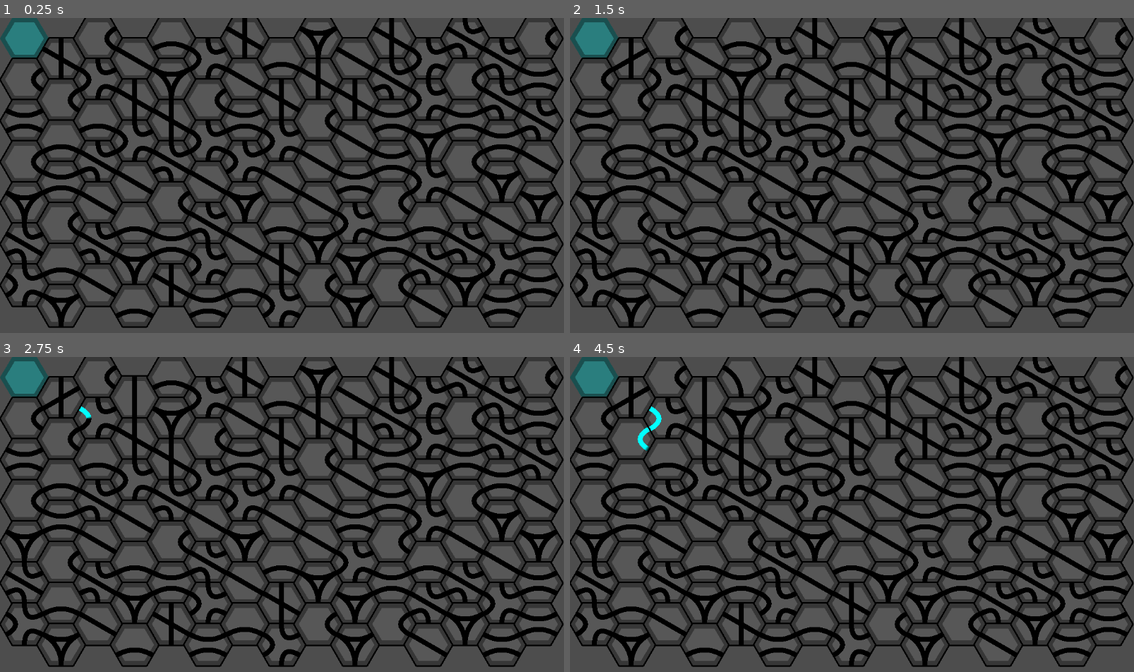
Above: before the commit, frames 1-4 (two rows, left to right).
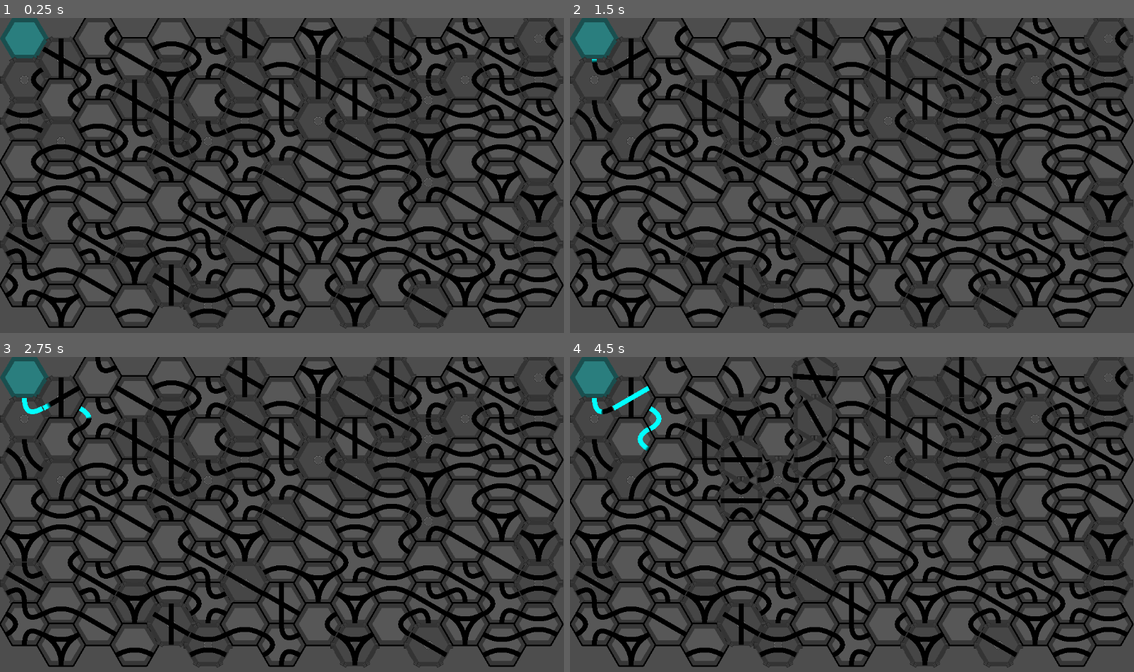
Above: after the commit, the same moments.

Repository: Nemleck/overflowed
Game: Godot game, scene res://scenes/game.tscn
The game is run twice, just before and just after one commit, with the same random seed, the same clock (stepped at 60 frames per second) and the same inputs.
Inputs (mouse positions are in pixels of both pictures, inside the frame that each line leads up to):
- Up to frame 1 (0.25 s): no input
- Up to frame 2 (1.5 s): tap Enter at 0.5 s; move the mouse to (632, 58) at 0.52 s; click (632, 58) at 0.6 s; tap M (m_pressed) at 0.8, 1.35 s; tap Space at 1.25 s; move the mouse to (665, 40) at 1.27 s
- Up to frame 3 (2.75 s): right-click (95, 379) at 1.55 s; move the mouse to (135, 397) at 2.02 s; right-click (135, 397) at 2.1 s; click (135, 397) at 2.3 s
- Up to frame 4 (4.5 s): move the mouse to (739, 379) at 2.77 s; click (739, 379) at 2.85 s; tap M (m_pressed) at 3.05, 3.6 s; tap Enter at 3.5 s; move the mouse to (778, 397) at 3.52 s; right-click (778, 397) at 3.8 s; move the mouse to (812, 379) at 4.27 s; right-click (812, 379) at 4.35 s

The runs differ from the first frame. In frame 1, 2.5% of the frame differs, in the area x 0-100%, y 0-99%; in frame 2, 3.0%; in frame 3, 3.4%; in frame 4, 5.8%.

Commit message:
Fixed Geared bug with negative modulo

Diff:
--- a/overflowed/project.godot
+++ b/overflowed/project.godot
@@ -27,6 +27,11 @@
 "events": [Object(InputEventKey,"resource_local_to_scene":false,"resource_name":"","device":0,"window_id":0,"alt_presse …(189 unchanged characters)…
 ]
 }
+right_click={
+"deadzone": 0.5,
+"events": [Object(InputEventMouseButton,"resource_local_to_scene":false,"resource_name":"","device":-1,"window_id":0,"alt_pressed":false,"shift_pressed":false,"ctrl_pressed":false,"meta_pressed":false,"button_mask":0,"position":Vector2(0, 0),"global_position":Vector2(0, 0),"factor":1.0,"button_index":2,"canceled":false,"pressed":false,"double_click":false,"script":null)
+]
+}
 
 [rendering]
 
--- a/overflowed/scenes/geared_polygon.gd
+++ b/overflowed/scenes/geared_polygon.gd
@@ -11,5 +11,8 @@
 func flowable():
 	return true
 
+func rotatable():
+	return true
+
 func gearable():
 	return true
--- a/overflowed/scenes/load_level.gd
+++ b/overflowed/scenes/load_level.gd
@@ -25,7 +25,7 @@
 	for y in range(7):
 		map.append([])
 		for x in range(15):
-			var type = ["piped", "piped"][randi_range(0, 1)]
+			var type = ["piped", "piped", "geared"][randi_range(0, 2)]
 			if x == 0 and y == 0:
 				type = "source"
 
--- a/overflowed/scripts/polygon.gd
+++ b/overflowed/scripts/polygon.gd
@@ -47,6 +47,14 @@
 func opposite_side(n):
 	return (n+3) % 6
 
+# Called every frame. 'delta' is the elapsed time since the previous frame.
+func _process(delta: float) -> void:
+	if self.rotatable():
+		self._process_rotation(delta)
+
+	if self.flowable():
+		self._process_flowing(delta)
+
 # ---------------------------- FLOWING  ----------------------------
 
 # Dynamic Variables
@@ -79,14 +87,6 @@
 
 			pipes.redraw()
 
-# Called every frame. 'delta' is the elapsed time since the previous frame.
-func _process(delta: float) -> void:
-	if self.rotatable():
-		self._process_rotation(delta)
-
-	if self.flowable():
-		self._process_flowing(delta)
-
 # ---------------------------- ROTATION ----------------------------
 
 # Dynamic ariables
@@ -105,11 +105,11 @@
 
 # Mouse interaction
 func _on_area_2d_mouse_entered():
-	draggable = true
+	self.draggable = true
 	self.scale = Vector2(1.05, 1.05)
 
 func _on_area_2d_mouse_exited():
-	draggable = false
+	self.draggable = false
 	self.scale = Vector2(1, 1)
 
 # Rotation behavior
@@ -121,9 +121,9 @@
 	self.to_rotate = angle
 
 	# i protects from moving too many polygons at a time
-	if i < 4:
+	if self.gearable() and i < 4:
 		for key in self.neighbors.keys():
-			if self.neighbors[key].gearable():
+			if self.neighbors[key].to_rotate == 0 and self.neighbors[key].gearable():
 				self.neighbors[key].schedule_rotate(-angle, i+1)
 
 func _process_rotation(delta):
@@ -132,8 +132,11 @@
 	"""
 
 	# Schedule several rotations at a time
-	if draggable and Input.is_action_just_pressed("click") and self.rotation_queue < 5:
-		self.rotation_queue += 1
+	if self.draggable:
+		if self.rotation_queue < 5 and Input.is_action_just_pressed("click"):
+			self.rotation_queue += 1
+		elif self.rotation_queue > -5 and Input.is_action_just_pressed("right_click"):
+			self.rotation_queue -= 1
 
 	# Rotate the polygon
 	if self.to_rotate != 0:
@@ -150,12 +153,19 @@
 		if self.to_rotate == 0:
 			for pipe in self.pipes.pipes:
 				for i in range(len(pipe["entries"])):
-					pipe["entries"][i] = (pipe["entries"][i] + int(sign(angle))) % self.order
+					# Trick to avoid negative result with gd script's modulo
+					pipe["entries"][i] = ( (pipe["entries"][i] + int(sign(angle))) % self.order + self.order ) % self.order
+
+			print_debug(self.pipes.pipes[0]["entries"])
 
 			self.rotation = 0
 			self.pipes.redraw()
 
-	if self.to_rotate == 0 and rotation_queue > 0:
-		self.rotation_queue -= 1
-
-		self.schedule_rotate(2*PI/self.order)
+	# Start rotation when queue isn't empty
+	if self.to_rotate == 0:
+		if self.rotation_queue > 0:
+			self.rotation_queue -= 1
+			self.schedule_rotate(2*PI/self.order)
+		elif self.rotation_queue < 0:
+			self.rotation_queue += 1
+			self.schedule_rotate(-2*PI/self.order)
Not shown, changed: overflowed/.gitignore
